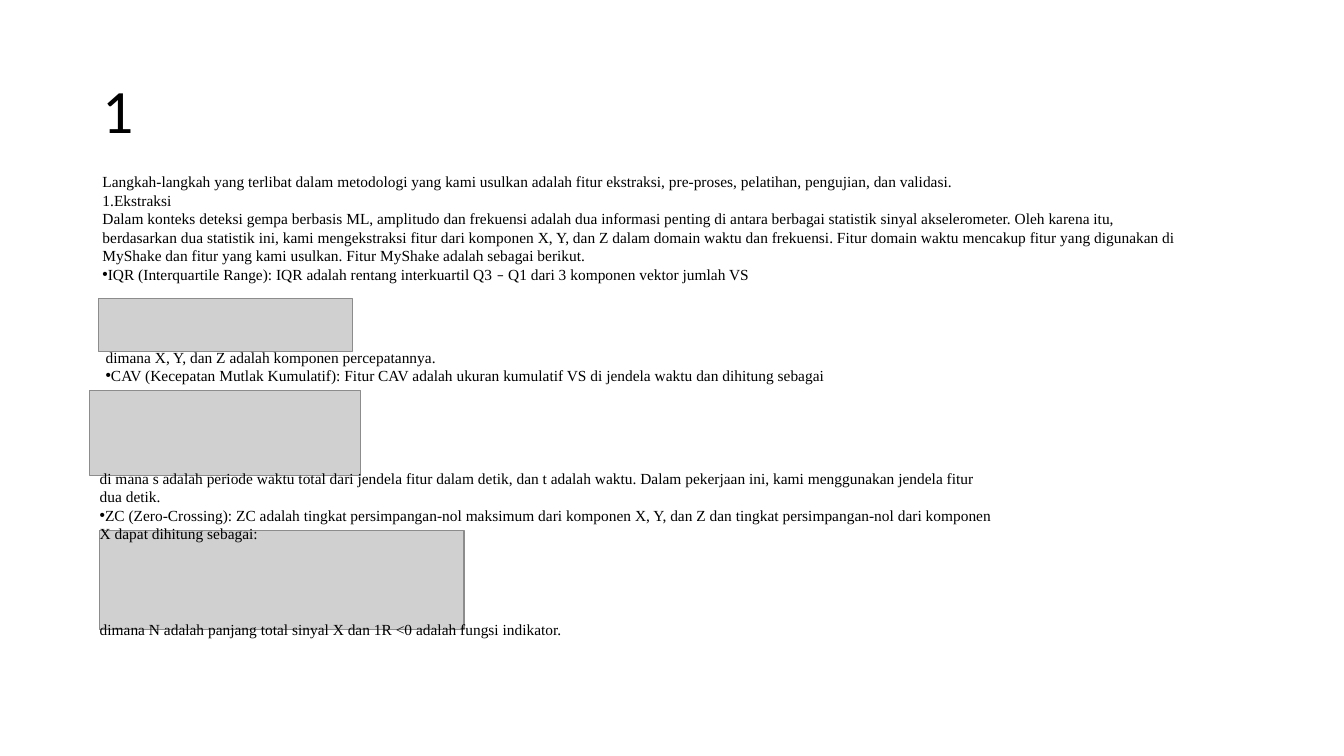
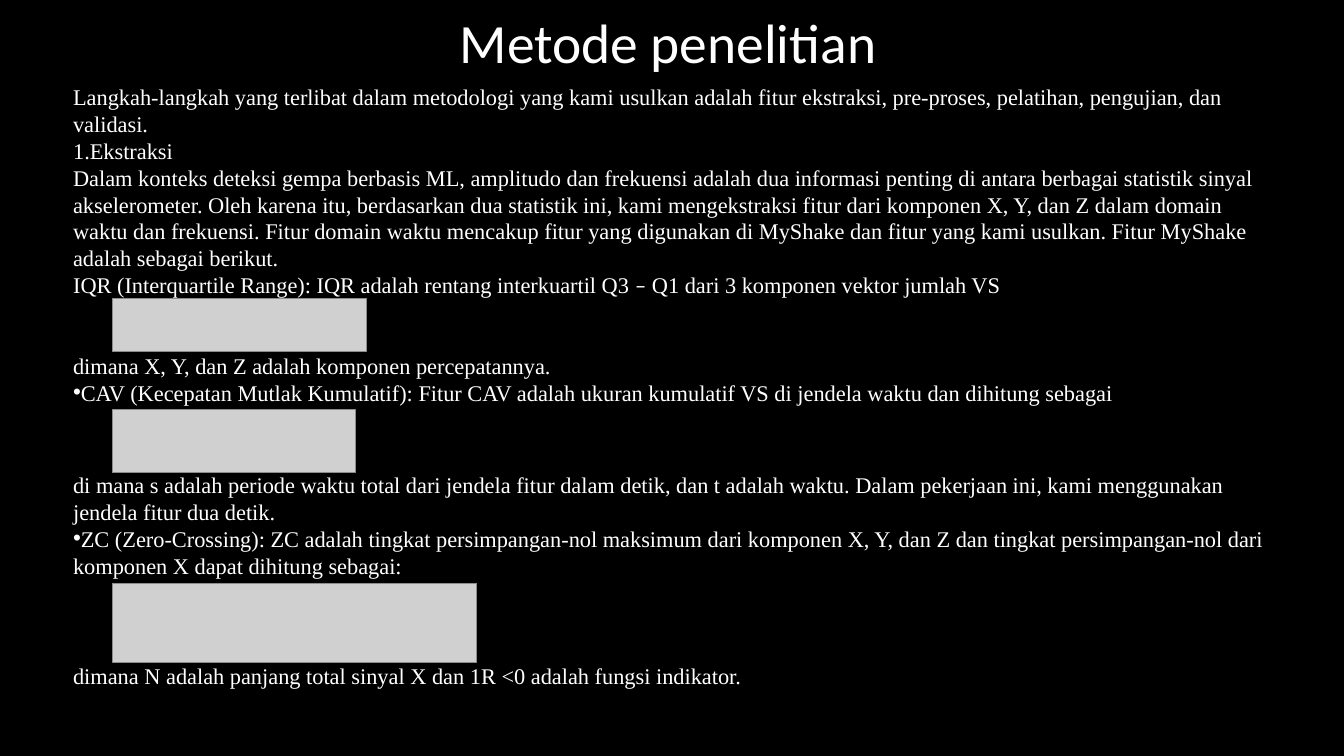
Before and after one commit to juvina03/SBP, a slide deck: slide 11 of PPT_Presentasi_SBP.pptx (slide 15 before the commit). Drawn at 1344x756 pixels with LibreOffice and Linux fonts; fonts in the diff are those of the drawing; grey boxes stand for pictures. Boxes give left, top, right and bottom in pixels: in the first picture for what was removed or moved away, otherwise in the second. Text is boxed around its words. In the diff, an @@ line names an element or a change of style, - is before the commit and + after.

```diff
--- a/PPT_Presentasi_SBP.pptx
+++ b/PPT_Presentasi_SBP.pptx
@@ background #FFFFFF to #000000 @@
@@ title added at [460, 24, 876, 72], 39.6 pt, text #FFFFFF @@
+Metode penelitian
@@ text added at [73, 89, 1263, 689], 16 pt, text #FFFFFF @@
+Langkah-langkah yang terlibat dalam metodologi yang kami usulkan adalah fitur ekstraksi, pre-proses, pelatihan, pengujian, dan validasi.
+1. Ekstraksi
+Dalam konteks deteksi gempa berbasis ML, amplitudo dan frekuensi adalah dua informasi penting di antara berbagai statistik sinyal akselerometer. Oleh karena itu, berdasarkan dua statistik ini, kami mengekstraksi fitur dari komponen X, Y, dan Z dalam domain waktu dan frekuensi. Fitur domain waktu mencakup fitur yang digunakan di MyShake dan fitur yang kami usulkan. Fitur MyShake adalah sebagai berikut.
+IQR (Interquartile Range): IQR adalah rentang interkuartil Q3 – Q1 dari 3 komponen vektor jumlah VS
+dimana X, Y, dan Z adalah komponen percepatannya.
+• CAV (Kecepatan Mutlak Kumulatif): Fitur CAV adalah ukuran kumulatif VS di jendela waktu dan dihitung sebagai
+di mana s adalah periode waktu total dari jendela fitur dalam detik, dan t adalah waktu. Dalam pekerjaan ini, kami menggunakan jendela fitur dua detik.
+• ZC (Zero-Crossing): ZC adalah tingkat persimpangan-nol maksimum dari komponen X, Y, dan Z dan tingkat persimpangan-nol dari komponen X dapat dihitung sebagai:
+dimana N adalah panjang total sinyal X dan 1R <0 adalah fungsi indikator.
@@ title removed at [102, 93, 133, 133] @@
-1
@@ text removed at [102, 176, 1174, 284] @@
-Langkah-langkah yang terlibat dalam metodologi yang kami usulkan adalah fitur ekstraksi, pre-proses, pelatihan, pengujian, dan validasi.
-1. Ekstraksi
-Dalam konteks deteksi gempa berbasis ML, amplitudo dan frekuensi adalah dua informasi penting di antara berbagai statistik sinyal akselerometer. Oleh karena itu, berdasarkan dua statistik ini, kami mengekstraksi fitur dari komponen X, Y, dan Z dalam domain waktu dan frekuensi. Fitur domain waktu mencakup fitur yang digunakan di MyShake dan fitur yang kami usulkan. Fitur MyShake adalah sebagai berikut.
-• IQR (Interquartile Range): IQR adalah rentang interkuartil Q3 – Q1 dari 3 komponen vektor jumlah VS
@@ picture: place and size @@
-picture at [98, 298, 352, 352]
+picture at [113, 298, 367, 352]
@@ text removed at [106, 351, 824, 385] @@
-dimana X, Y, dan Z adalah komponen percepatannya.
-• CAV (Kecepatan Mutlak Kumulatif): Fitur CAV adalah ukuran kumulatif VS di jendela waktu dan dihitung sebagai
@@ picture: place and size @@
-picture at [90, 390, 361, 475]
+picture at [113, 410, 356, 473]
@@ text removed at [100, 472, 991, 543] @@
-di mana s adalah periode waktu total dari jendela fitur dalam detik, dan t adalah waktu. Dalam pekerjaan ini, kami menggunakan jendela fitur dua detik.
-• ZC (Zero-Crossing): ZC adalah tingkat persimpangan-nol maksimum dari komponen X, Y, dan Z dan tingkat persimpangan-nol dari komponen X dapat dihitung sebagai:
@@ picture: place and size @@
-picture at [100, 531, 464, 630]
+picture at [113, 584, 477, 662]
@@ text removed at [100, 623, 562, 639] @@
-dimana N adalah panjang total sinyal X dan 1R <0 adalah fungsi indikator.
```
Also in this commit, not shown: 8 other slides changed, 7 slides added, 13 slides removed.
